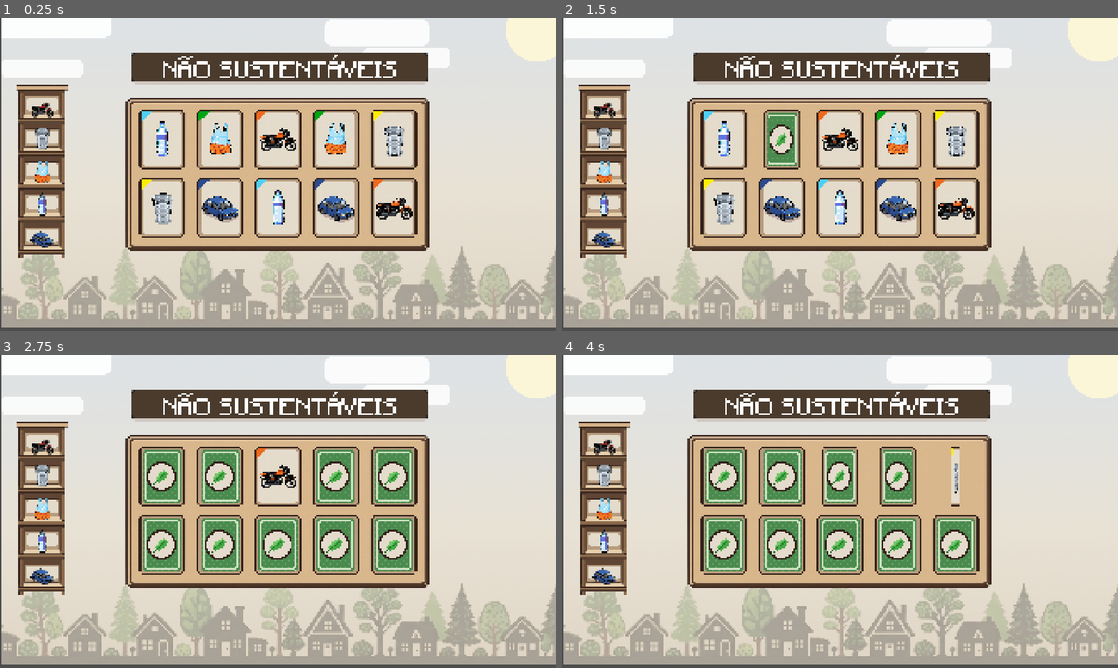
Above: before the commit, frames 1-4 (two rows, left to right).
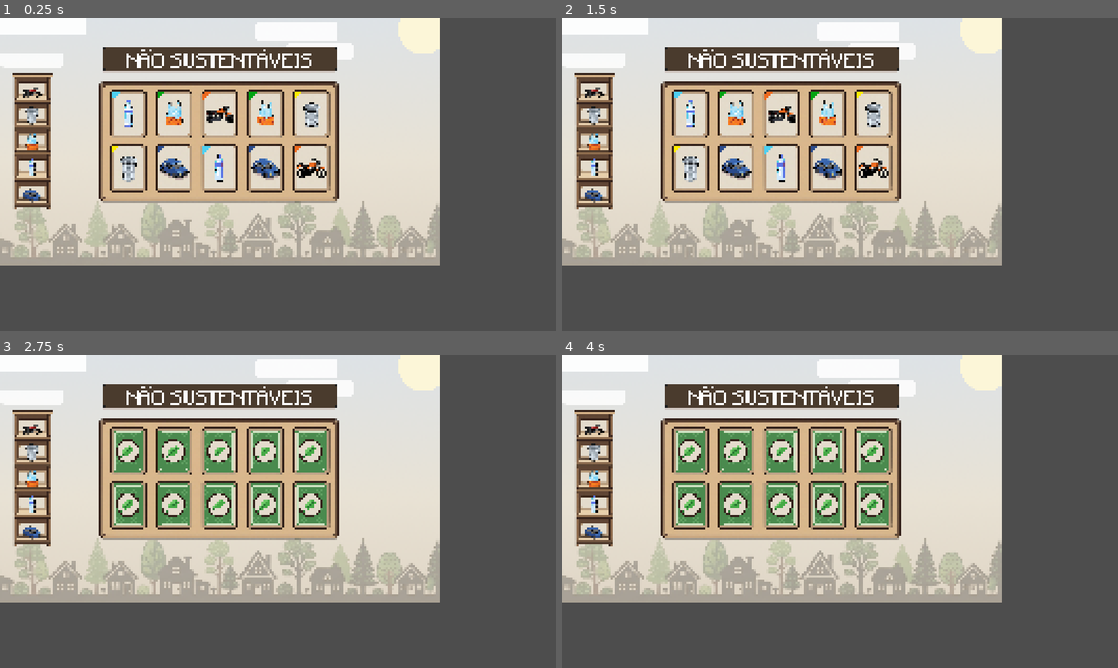
Above: after the commit, the same moments.

Repository: Matthh-hmv/logica-verde
Game: Godot game, scene res://cenas/fase_1_1.tscn
Same seed, same stepped clock (60 frames per second), same inputs: the game is played once before the commit and once after it. The project has no main scene, so this scene is started directly.
Inputs (mouse positions are in pixels of both pictures, inside the frame that each line leads up to):
- Up to frame 1 (0.25 s): no input
- Up to frame 2 (1.5 s): tap Enter at 0.5 s; move the mouse to (723, 140) at 0.52 s; click (723, 140) at 0.67 s; move the mouse to (784, 140) at 1.27 s; click (784, 140) at 1.42 s
- Up to frame 3 (2.75 s): move the mouse to (278, 477) at 2.02 s; click (278, 477) at 2.17 s
- Up to frame 4 (4 s): move the mouse to (895, 477) at 2.77 s; click (895, 477) at 2.92 s; move the mouse to (956, 477) at 3.52 s; click (956, 477) at 3.67 s

The runs differ from the first frame. In frame 1, 78% of the frame differs, in the area x 0-100%, y 0-99%; in frame 2, 78%; in frame 3, 81%; in frame 4, 81%.

Commit message:
Término do popUp
PopUp terminado para o nível 1

Diff:
--- a/cenas/fase_1_1.tscn
+++ b/cenas/fase_1_1.tscn
@@ -9,10 +9,8 @@
 layer = -1
 
 [node name="TextureRect" type="TextureRect" parent="Fundo" unique_id=971805676]
-offset_left = 6.0
-offset_top = -9.0
-offset_right = 1926.0
-offset_bottom = 1071.0
+offset_right = 1920.0
+offset_bottom = 1080.0
 texture = ExtResource("1_va754")
 
 [node name="Tabuleiro" parent="." unique_id=147842450 instance=ExtResource("2_x7jwy")]
--- a/cenas/pop_up.tscn
+++ b/cenas/pop_up.tscn
@@ -5,21 +5,125 @@
 [ext_resource type="Texture2D" uid="uid://cvqqpboe47sl7" path="res://Assets/ui/Popup Jogo da memória.png" id="3_o5fxh"]
 [ext_resource type="Texture2D" uid="uid://ds4btiht56xvc" path="res://Assets/Objetos/carro.png" id="4_38606"]
 [ext_resource type="Texture2D" uid="uid://btreccdgvv403" path="res://Assets/Objetos/textos_popup/texto_carro.png" id="5_cjl2n"]
+[ext_resource type="Texture2D" uid="uid://c67ugeljdks1m" path="res://Assets/ui/botao - voltar.png" id="6_fy1y3"]
 
 [sub_resource type="Animation" id="Animation_wi5jm"]
-resource_name = "abrirPopUp"
+resource_name = "abrePopUp"
+length = 2.0
 step = 0.1
+tracks/0/type = "value"
+tracks/0/imported = false
+tracks/0/enabled = true
+tracks/0/path = NodePath("Fundo:modulate")
+tracks/0/interp = 1
+tracks/0/loop_wrap = true
+tracks/0/keys = {
+"times": PackedFloat32Array(0, 0.75, 1),
+"transitions": PackedFloat32Array(1, 1, 1),
+"update": 0,
+"values": [Color(1, 1, 1, 0), Color(1, 1, 1, 0.50980395), Color(1, 1, 1, 0.50980395)]
+}
+tracks/1/type = "value"
+tracks/1/imported = false
+tracks/1/enabled = true
+tracks/1/path = NodePath("PopUp:modulate")
+tracks/1/interp = 1
+tracks/1/loop_wrap = true
+tracks/1/keys = {
+"times": PackedFloat32Array(0.5, 1.25),
+"transitions": PackedFloat32Array(1, 1),
+"update": 0,
+"values": [Color(1, 1, 1, 0), Color(1, 1, 1, 1)]
+}
+tracks/2/type = "value"
+tracks/2/imported = false
+tracks/2/enabled = true
+tracks/2/path = NodePath("Objeto:modulate")
+tracks/2/interp = 1
+tracks/2/loop_wrap = true
+tracks/2/keys = {
+"times": PackedFloat32Array(1.25, 2),
+"transitions": PackedFloat32Array(1, 1),
+"update": 0,
+"values": [Color(1, 1, 1, 0), Color(1, 1, 1, 1)]
+}
+tracks/3/type = "value"
+tracks/3/imported = false
+tracks/3/enabled = true
+tracks/3/path = NodePath("Texto:modulate")
+tracks/3/interp = 1
+tracks/3/loop_wrap = true
+tracks/3/keys = {
+"times": PackedFloat32Array(1.25, 2),
+"transitions": PackedFloat32Array(1, 1),
+"update": 0,
+"values": [Color(1, 1, 1, 0), Color(1, 1, 1, 1)]
+}
+
+[sub_resource type="Animation" id="Animation_fy1y3"]
+resource_name = "fechaPopUp"
+step = 0.1
+tracks/0/type = "value"
+tracks/0/imported = false
+tracks/0/enabled = true
+tracks/0/path = NodePath("Fundo:modulate")
+tracks/0/interp = 1
+tracks/0/loop_wrap = true
+tracks/0/keys = {
+"times": PackedFloat32Array(0, 1),
+"transitions": PackedFloat32Array(1, 0.99999994),
+"update": 0,
+"values": [Color(1, 1, 1, 0.50980395), Color(1, 1, 1, 0)]
+}
+tracks/1/type = "value"
+tracks/1/imported = false
+tracks/1/enabled = true
+tracks/1/path = NodePath("PopUp:modulate")
+tracks/1/interp = 1
+tracks/1/loop_wrap = true
+tracks/1/keys = {
+"times": PackedFloat32Array(0, 1),
+"transitions": PackedFloat32Array(1, 1),
+"update": 0,
+"values": [Color(1, 1, 1, 1), Color(1, 1, 1, 0)]
+}
+tracks/2/type = "value"
+tracks/2/imported = false
+tracks/2/enabled = true
+tracks/2/path = NodePath("Objeto:modulate")
+tracks/2/interp = 1
+tracks/2/loop_wrap = true
+tracks/2/keys = {
+"times": PackedFloat32Array(0, 1),
+"transitions": PackedFloat32Array(1, 1),
+"update": 0,
+"values": [Color(1, 1, 1, 1), Color(1, 1, 1, 0)]
+}
+tracks/3/type = "value"
+tracks/3/imported = false
+tracks/3/enabled = true
+tracks/3/path = NodePath("Texto:modulate")
+tracks/3/interp = 1
+tracks/3/loop_wrap = true
+tracks/3/keys = {
+"times": PackedFloat32Array(0, 1),
+"transitions": PackedFloat32Array(1, 1),
+"update": 0,
+"values": [Color(1, 1, 1, 1), Color(1, 1, 1, 0)]
+}
 
 [sub_resource type="AnimationLibrary" id="AnimationLibrary_fy1y3"]
 _data = {
-&"abrirPopUp": SubResource("Animation_wi5jm")
+&"abrePopUp": SubResource("Animation_wi5jm"),
+&"fechaPopUp": SubResource("Animation_fy1y3")
 }
 
 [node name="PopUP" type="Area2D" unique_id=873226036]
 script = ExtResource("1_wi5jm")
 
 [node name="Fundo" type="Sprite2D" parent="." unique_id=1368007168]
-position = Vector2(961, 542)
+modulate = Color(1, 1, 1, 0.50980395)
+position = Vector2(960, 540)
 texture = ExtResource("2_fy1y3")
 
 [node name="PopUp" type="Sprite2D" parent="." unique_id=68945529]
@@ -36,3 +140,12 @@
 
 [node name="AnimationPlayer" type="AnimationPlayer" parent="." unique_id=1079725971]
 libraries/ = SubResource("AnimationLibrary_fy1y3")
+
+[node name="BotaoContinuar" type="TextureButton" parent="." unique_id=1014967484]
+offset_left = 1346.0
+offset_top = 871.0
+offset_right = 1472.6057
+offset_bottom = 972.0
+texture_normal = ExtResource("6_fy1y3")
+stretch_mode = 0
+flip_h = true
--- a/project.godot
+++ b/project.godot
@@ -18,7 +18,9 @@
 
 window/size/viewport_width=1920
 window/size/viewport_height=1080
+window/size/borderless=true
 window/stretch/mode="canvas_items"
+window/stretch/scale=0.79
 
 [physics]
 
--- a/scripts/carta_base.gd
+++ b/scripts/carta_base.gd
@@ -43,7 +43,6 @@
 
 func setTexturaId() -> void: #muda a textura da carta
 	if not listaTexturaNaoRenovaveis.has(id):
-		print("Nao achou o id")
 		return
 	textura_frente.texture = load(listaTexturaNaoRenovaveis[id])
 
--- a/scripts/pop_up_objetos.gd
+++ b/scripts/pop_up_objetos.gd
@@ -1,4 +1,10 @@
 extends Area2D
+class_name popUpBase
+
+@onready var objeto: Sprite2D = $Objeto
+@onready var texto: Sprite2D = $Texto
+@onready var anim: AnimationPlayer = $AnimationPlayer
+
 
 var listaObjetosNaoRenovaveis:Dictionary = {
 	0: "res://Assets/Objetos/carro.png",
@@ -7,3 +13,42 @@
 	3: "res://Assets/Objetos/Moto.png",
 	4: "res://Assets/Objetos/sacola_de_plastico.png"
 }
+
+var listaTextoNaoRenovaveis:Dictionary ={
+	0: "res://Assets/Objetos/textos_popup/texto_carro.png",
+	1: "res://Assets/Objetos/textos_popup/texto_copo_plastico.png",
+	2: "res://Assets/Objetos/textos_popup/texto_garrafa_de_agua_de_plastico.png",
+	3: "res://Assets/Objetos/textos_popup/texto_moto.png",
+	4: "res://Assets/Objetos/textos_popup/texto_sacola_de_plastico.png"
+}
+
+func _ready() -> void:
+	botao.hide()
+	visible = false
+
+
+#Textura do popUp
+var id:= -1
+@onready var botao: TextureButton = $BotaoContinuar
+
+func mostraPopUp(newId:int) -> void:
+	id = newId
+	setTexturaId()
+	await get_tree().create_timer(1).timeout
+	anim.play("abrePopUp")
+	anim.advance(0) #tira Bug de visualização que estava dando
+	visible = true
+	await anim.animation_finished
+	botao.show()
+	# Aqui onde vai narrar o texto
+	await botao.pressed
+	botao.hide()
+	anim.play("fechaPopUp")
+	await anim.animation_finished
+	visible = false
+
+func setTexturaId() -> void: #muda a textura da carta
+	if not (listaObjetosNaoRenovaveis.has(id) or listaTextoNaoRenovaveis.has(id)):
+		return
+	objeto.texture = load(listaObjetosNaoRenovaveis[id])
+	texto.texture = load(listaTextoNaoRenovaveis[id])
--- a/scripts/tabuleiroMemoria.gd
+++ b/scripts/tabuleiroMemoria.gd
@@ -1,6 +1,7 @@
 extends Node2D
 class_name TabuleiroMemoria
 
+const POPUP := preload("res://cenas/pop_up.tscn")
 const CARTACENA:= preload("res://cenas/carta_base.tscn")
 
 var colunas:int = 5 #colunas das cartas
@@ -94,6 +95,10 @@
 	if a.id == b.id:
 		a.par()
 		b.par()
+		var popup: popUpBase = POPUP.instantiate()
+		add_child(popup)
+		await popup.mostraPopUp(a.id)
+		popup.queue_free()
 	else:
 		a.fechada()
 		b.fechada()
